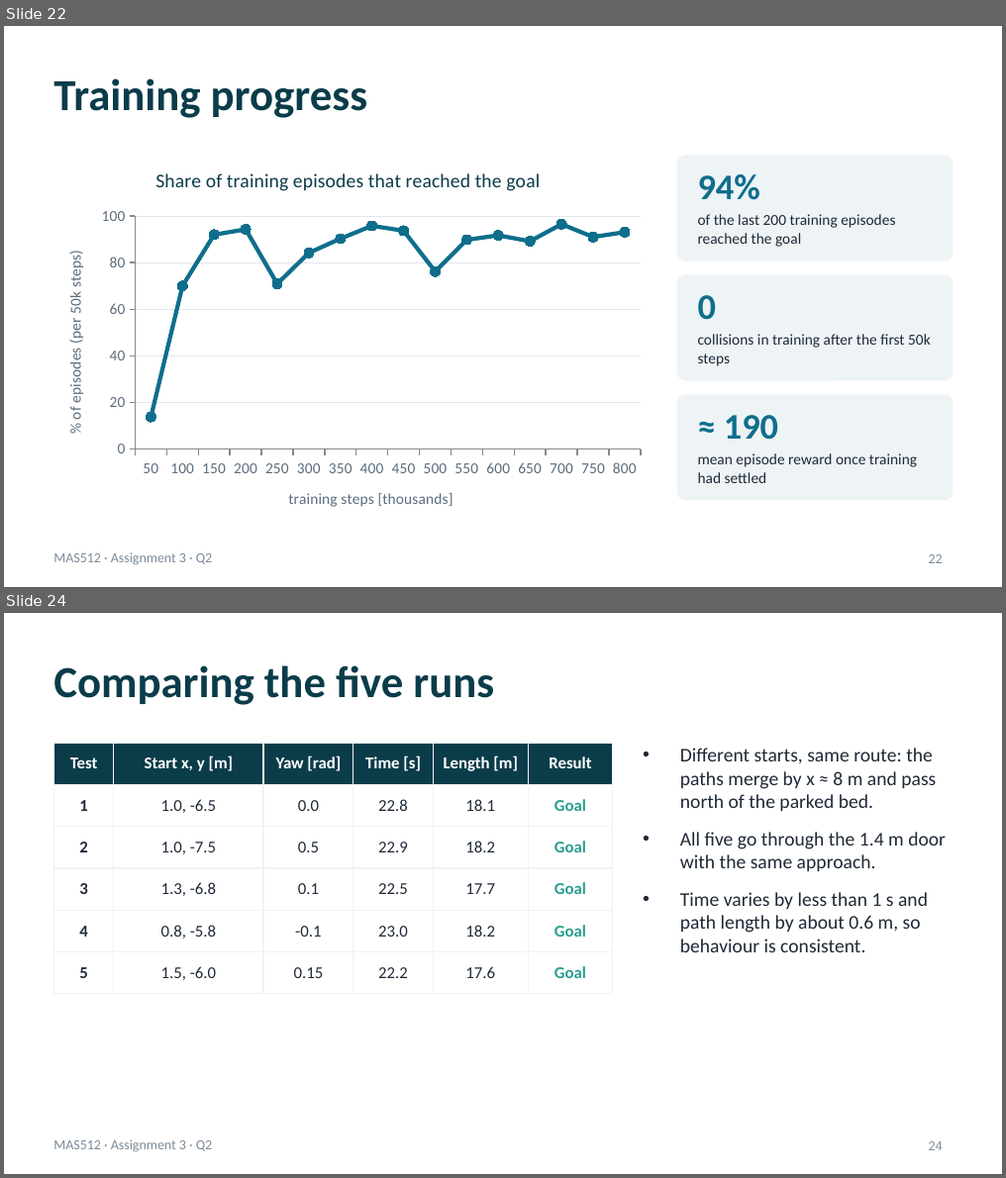
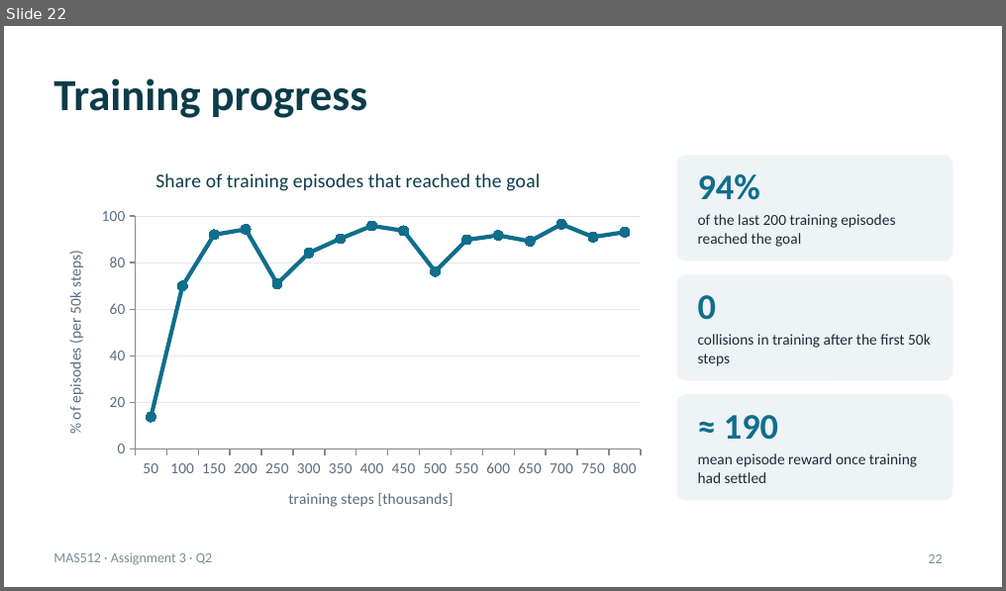
Before and after one commit to AreGundersen/MAS512, a slide deck: Assignment 3/MAS512_assignment3_gr5.pptx. Shown one above the other, each under a label of ours: slides 22 and 24 before the commit, slide 22 after it; the slides between them are not shown. The pictures are 1006x1178 and 1006x591 pixels, drawn with LibreOffice and Linux fonts; fonts in the diff are those of the drawing. Boxes give left, top, right and bottom in pixels: in the first picture for what was removed or moved away, otherwise in the second. Text is boxed around its words. In the diff, an @@ line names an element or a change of style, - is before the commit and + after.

```diff
--- a/Assignment 3/MAS512_assignment3_gr5.pptx
+++ b/Assignment 3/MAS512_assignment3_gr5.pptx
@@ slide 24 removed at [4,613,1002,1174], background #FFFFFF; not listed: 1 template element that a slide beside it also shows @@
@@ title removed at [54,665,494,705] @@
-Comparing the five runs
@@ table removed at [54,743,613,994], 6 rows, 6 columns @@
-Test | Start x, y [m] | Yaw [rad] | Time [s] | Length [m] | Result
-1 | 1.0, -6.5 | 0.0 | 22.8 | 18.1 | Goal
-2 | 1.0, -7.5 | 0.5 | 22.9 | 18.2 | Goal
-3 | 1.3, -6.8 | 0.1 | 22.5 | 17.7 | Goal
-4 | 0.8, -5.8 | -0.1 | 23.0 | 18.2 | Goal
-5 | 1.5, -6.0 | 0.15 | 22.2 | 17.6 | Goal
@@ text removed at [680,748,945,953] @@
-• Different starts, same route: the paths merge by x ≈ 8 m and pass north of the parked bed.
-• All five go through the 1.4 m door with the same approach.
-• Time varies by less than 1 s and path length by about 0.6 m, so behaviour is consistent.
@@ page number removed at [929,1142,943,1151] @@
-24
```
Also in this commit, not shown: 7 slides changed, 33 other files.
